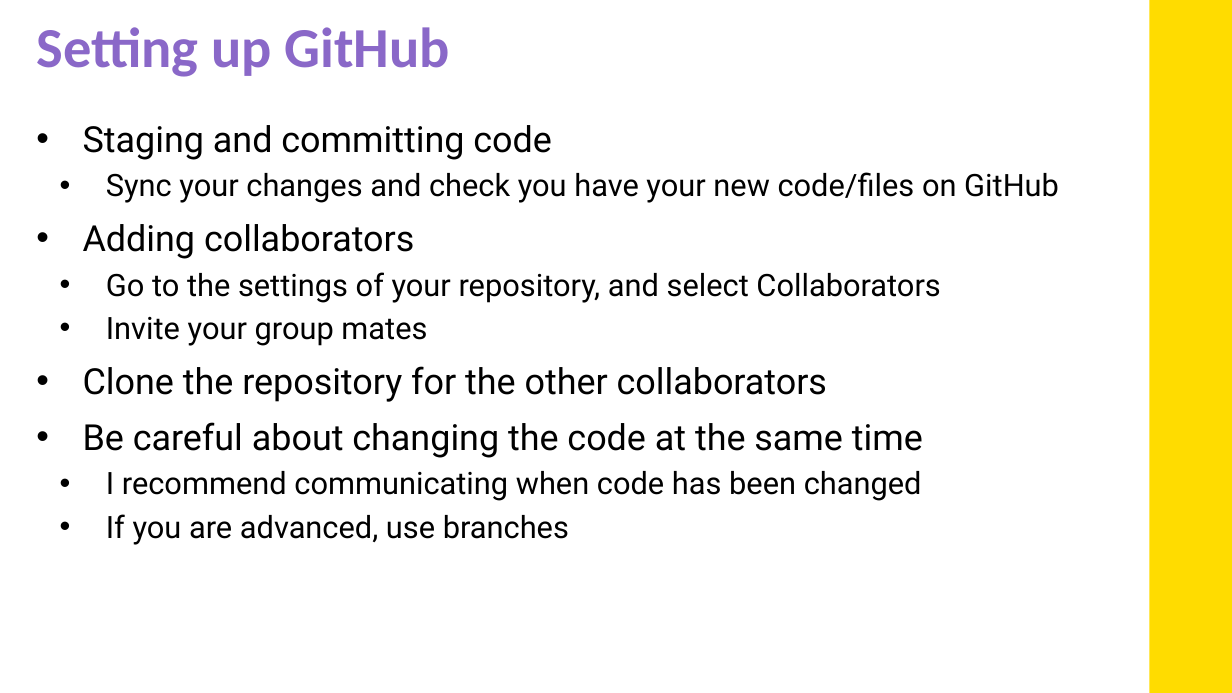
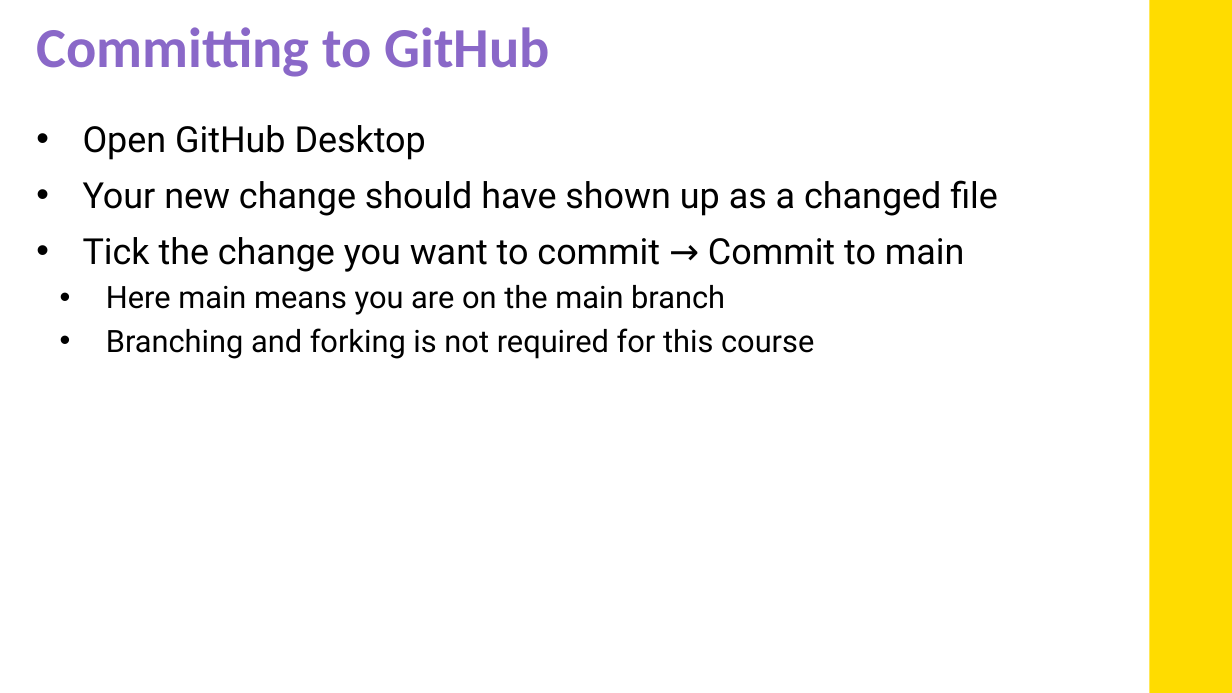
Before and after one commit to mithebell/PHYS3116_2026T3, a slide deck: slide 13 of Week 1/wk1_PHYS3116_2026T3_spotted_python_slides.pptx (slide 14 before the commit). Drawn at 1232x693 pixels with LibreOffice and Linux fonts; fonts in the diff are those of the drawing; background and template pictures are left out. Boxes give left, top, right and bottom in pixels: in the first picture for what was removed or moved away, otherwise in the second. Text is boxed around its words. In the diff, an @@ line names an element or a change of style, - is before the commit and + after.

```diff
--- a/Week 1/wk1_PHYS3116_2026T3_spotted_python_slides.pptx
+++ b/Week 1/wk1_PHYS3116_2026T3_spotted_python_slides.pptx
@@ title at box(36, 27, 550, 77): text changed @@
-Setting up GitHub
+Committing to GitHub
@@ text at box(83, 125, 998, 359): text changed; size 24 to 28 pt @@
-• Staging and committing code
-  • Sync your changes and check you have your new code/files on GitHub
-• Adding collaborators
-  • Go to the settings of your repository, and select Collaborators
-  • Invite your group mates
-• Clone the repository for the other collaborators
-• Be careful about changing the code at the same time
-  • I recommend communicating when code has been changed
-  • If you are advanced, use branches
+• Open GitHub Desktop
+• Your new change should have shown up as a changed file
+• Tick the change you want to commit → Commit to main
+  • Here main means you are on the main branch
+  • Branching and forking is not required for this course
```
Also in this commit, not shown: 2 other slides changed, 4 slides added, 3 slides removed, 2 other files.
